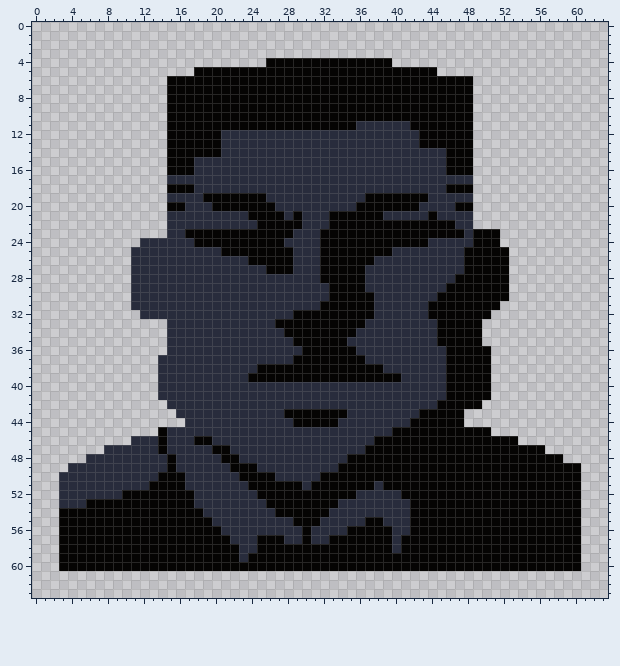
Pixel-art sprite -- Assets/Art/Actors/Portraits/bigguy.png. Above is the file before it was changed.
The file is 64x64 pixels.
And afterwards:
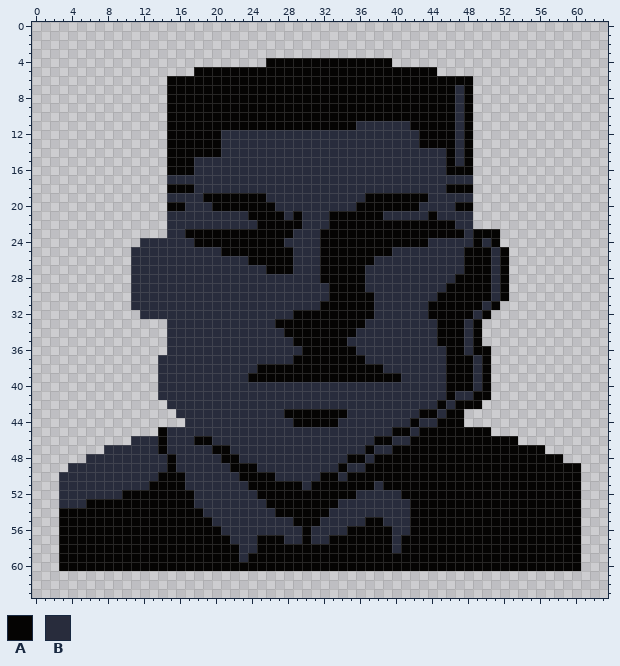
Palette (. is transparent): A #050403  B #282c3c
The exact change:
y 7..15: x 47 A -> B
y 24: x 50 A -> B
y 25..30: x 51 A -> B
y 31: x 50 A -> B
y 32: x 49 A -> B
y 33..36: x 48 A -> B
y 37..40: x 49 A -> B
y 41: x 47..48 AA -> BB
y 42: x 46 A -> B
y 43: x 45 A -> B
y 44: x 43..44 AA -> BB
y 45: x 42 A -> B
y 46: x 40..41 AA -> BB
y 47: x 38..39 AA -> BB
y 48: x 37 A -> B
y 49: x 35..36 AA -> BB
y 50: x 34 A -> B
Boxes around the changes in both pictures, in picture pixels (x1, y1, x2, y2):
changed: (455, 85, 464, 166)
changed: (338, 238, 500, 481)
